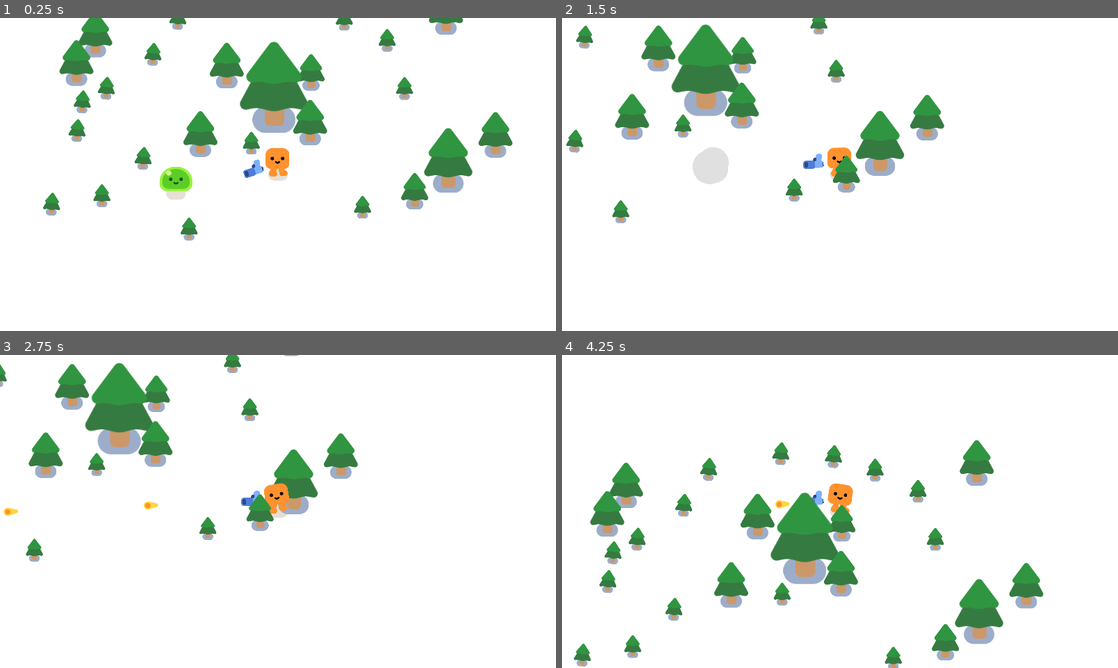
Above: before the commit, frames 1-4 (two rows, left to right).
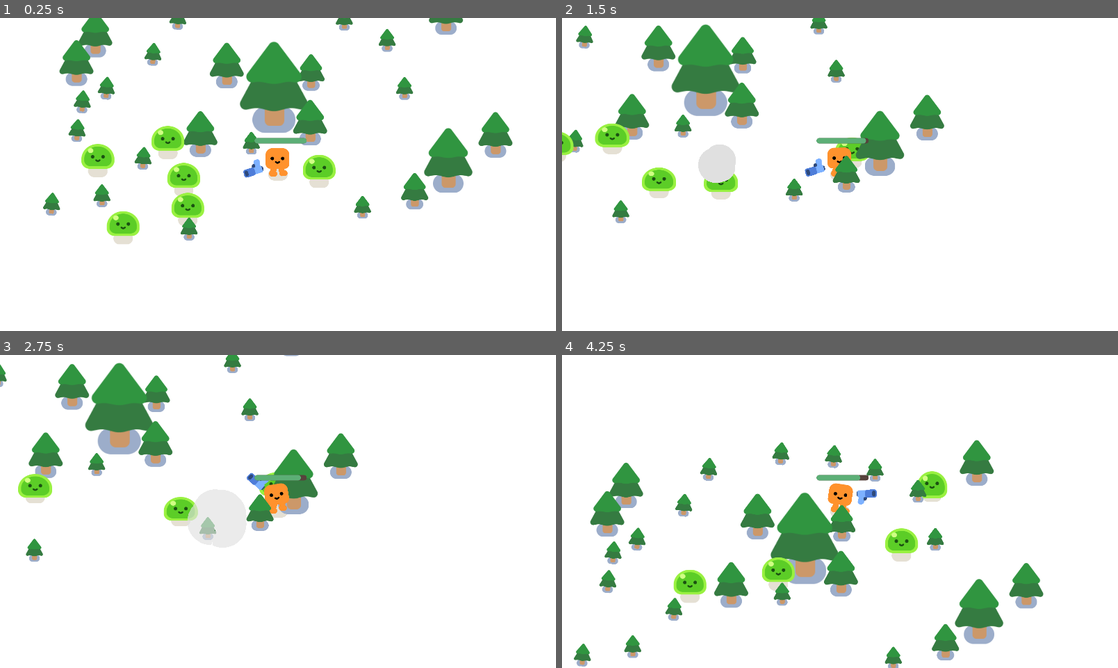
Above: after the commit, the same moments.

Repository: YvanDesPatates/2d-tuto-vampire-survivor-like
Game: Godot game, scene res://game.tscn
The game is run twice, just before and just after one commit, with the same random seed, the same clock (stepped at 60 frames per second) and the same inputs.
Inputs:
- Up to frame 1 (0.25 s): no input
- Up to frame 2 (1.5 s): hold D (move_right) 0.53-1.28 s; hold S (move_down) from 1.28 s (still down)
- Up to frame 3 (2.75 s): release S (move_down) at 2.03 s; hold D (move_right) from 2.03 s (still down)
- Up to frame 4 (4.25 s): release D (move_right) at 2.78 s; hold W (move_up) 2.78-3.53 s; hold A (move_left) from 3.53 s (still down)

The runs differ from the first frame. In frame 1, 3.1% of the frame differs, in the area x 14-61%, y 34-73%; in frame 2, 2.1%; in frame 3, 1.5%; in frame 4, 2.2%.

Commit message:
player's decreasing health bar

Diff:
--- a/game.tscn
+++ b/game.tscn
@@ -130,3 +130,18 @@
 
 [node name="enemy" parent="." unique_id=1174927618 instance=ExtResource("3_feb5d")]
 position = Vector2(513, 794)
+
+[node name="enemy2" parent="." unique_id=1888492126 instance=ExtResource("3_feb5d")]
+position = Vector2(547, 867)
+
+[node name="enemy3" parent="." unique_id=1630954280 instance=ExtResource("3_feb5d")]
+position = Vector2(485, 626)
+
+[node name="enemy4" parent="." unique_id=985892905 instance=ExtResource("3_feb5d")]
+position = Vector2(335, 963)
+
+[node name="enemy5" parent="." unique_id=46323275 instance=ExtResource("3_feb5d")]
+position = Vector2(242, 701)
+
+[node name="enemy6" parent="." unique_id=111669587 instance=ExtResource("3_feb5d")]
+position = Vector2(1155, 753)
--- a/player.gd
+++ b/player.gd
@@ -1,6 +1,10 @@
 extends CharacterBody2D
 
+signal health_reach_zero
+
+const DAMMAGE_RATE = 5.0 # max five damage per ennemies per second
 var speed: int = 600
+var health: float = 100.0
 
 func _physics_process(delta: float) -> void:
 	var direction = Input.get_vector("move_left", "move_right", "move_up", "move_down")
@@ -11,3 +15,10 @@
 		%HappyBoo.play_walk_animation()
 	else :
 		%HappyBoo.play_idle_animation()
+
+	var overlapping_enemies = %HitBox.get_overlapping_bodies()
+	if overlapping_enemies.size() > 0:
+		health -= DAMMAGE_RATE * overlapping_enemies.size() * delta
+		%HealthBar.value = health
+		if health <= 0.0:
+			health_reach_zero.emit()
--- a/player.tscn
+++ b/player.tscn
@@ -6,6 +6,23 @@
 
 [sub_resource type="CircleShape2D" id="CircleShape2D_onrkg"]
 radius = 30.149628
+
+[sub_resource type="CircleShape2D" id="CircleShape2D_i3pqv"]
+radius = 40.311287
+
+[sub_resource type="StyleBoxFlat" id="StyleBoxFlat_i3pqv"]
+bg_color = Color(0.34077138, 0.26012668, 0.23599106, 1)
+corner_radius_top_left = 10
+corner_radius_top_right = 10
+corner_radius_bottom_right = 10
+corner_radius_bottom_left = 10
+
+[sub_resource type="StyleBoxFlat" id="StyleBoxFlat_hqtel"]
+bg_color = Color(0.36078432, 0.6862745, 0.4627451, 1)
+corner_radius_top_left = 10
+corner_radius_top_right = 10
+corner_radius_bottom_right = 10
+corner_radius_bottom_left = 10
 
 [node name="Player" type="CharacterBody2D" unique_id=1091988629]
 script = ExtResource("1_onrkg")
@@ -20,3 +37,23 @@
 
 [node name="Gun" parent="." unique_id=979892878 instance=ExtResource("3_i3pqv")]
 position = Vector2(0, -49)
+
+[node name="HitBox" type="Area2D" parent="." unique_id=400755740]
+unique_name_in_owner = true
+collision_layer = 0
+collision_mask = 2
+
+[node name="CollisionShape2D" type="CollisionShape2D" parent="HitBox" unique_id=974206156]
+shape = SubResource("CircleShape2D_i3pqv")
+debug_color = Color(0.96703285, 0.10444658, 0.38447833, 0.41960785)
+
+[node name="HealthBar" type="ProgressBar" parent="." unique_id=1486360963]
+unique_name_in_owner = true
+offset_left = -81.0
+offset_top = -126.0
+offset_right = 99.0
+offset_bottom = -107.0
+theme_override_styles/background = SubResource("StyleBoxFlat_i3pqv")
+theme_override_styles/fill = SubResource("StyleBoxFlat_hqtel")
+value = 100.0
+show_percentage = false
